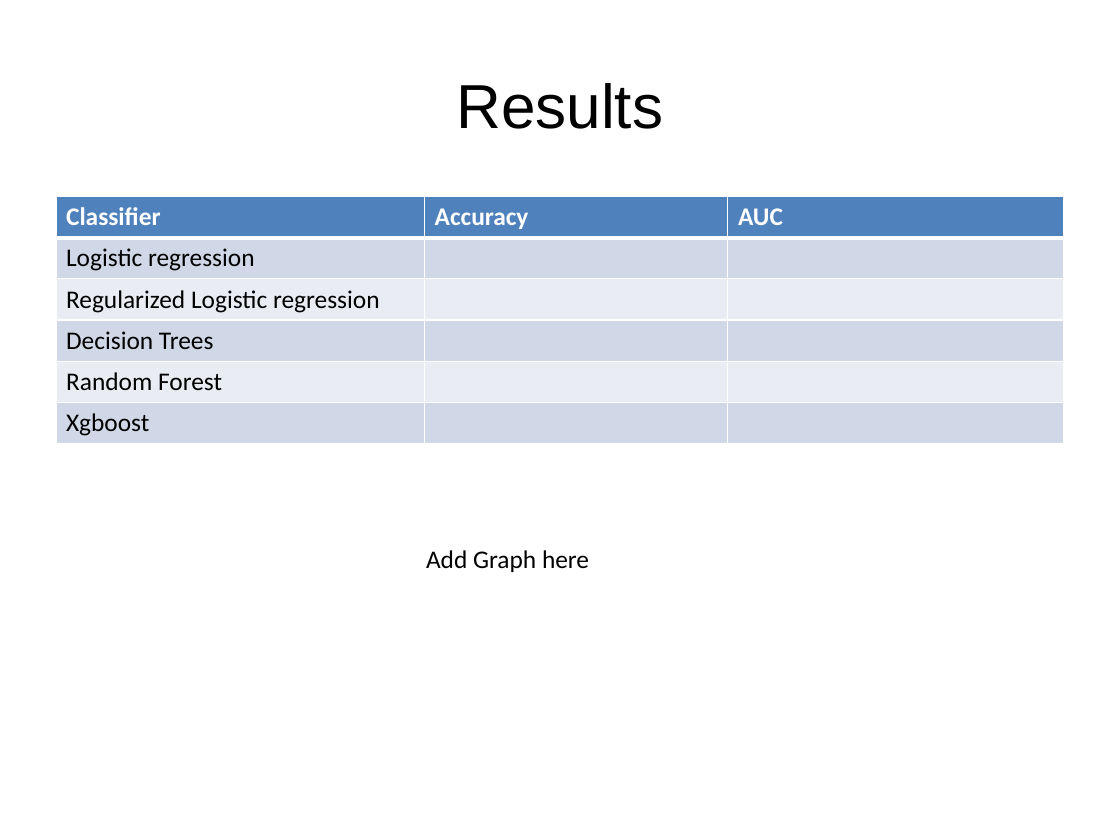
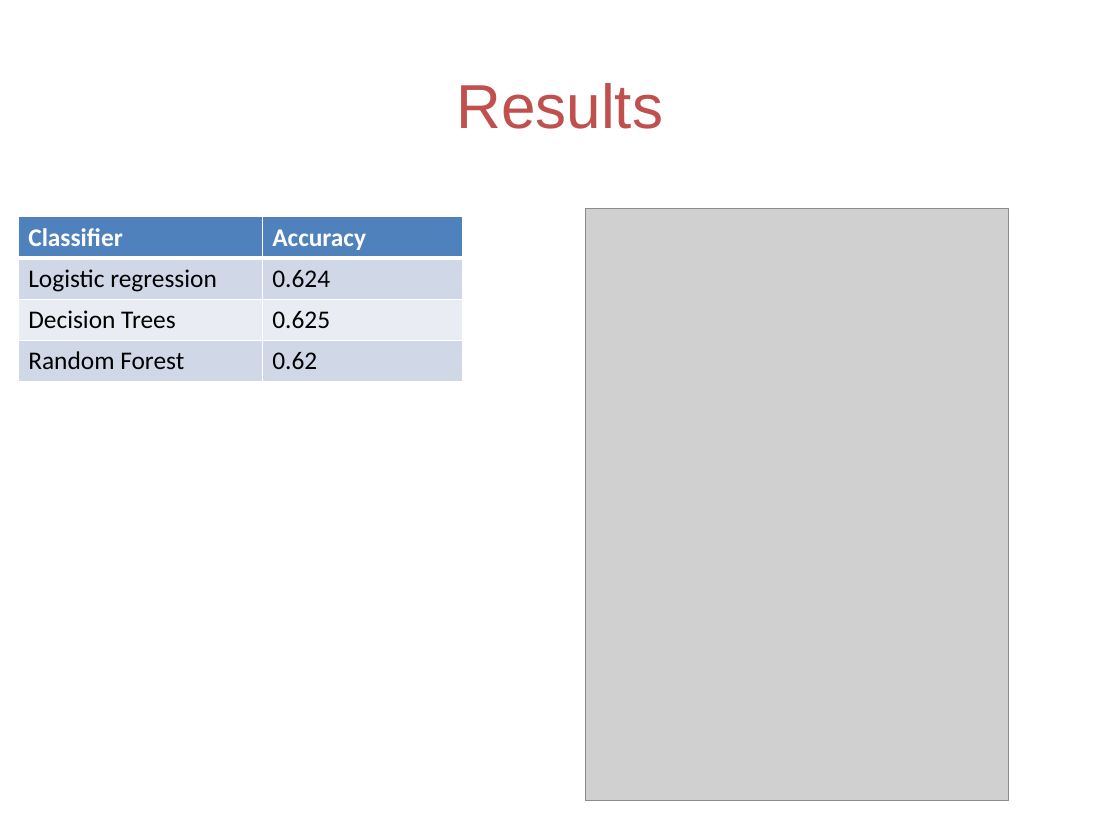
Before and after one commit to Anushi/hospital_readmissions, a slide deck: slide 8 of Project_presentation_Anushi.pptx. Drawn at 1120x840 pixels with LibreOffice and Linux fonts; fonts in the diff are those of the drawing; grey boxes stand for pictures. Boxes give left, top, right and bottom in pixels: in the first picture for what was removed or moved away, otherwise in the second. Text is boxed around its words. In the diff, an @@ line names an element or a change of style, - is before the commit and + after.

```diff
--- a/Project_presentation_Anushi.pptx
+++ b/Project_presentation_Anushi.pptx
@@ title "Results" at <box>456,83,663,129</box>: text colour #000000 to #C0504D @@
@@ picture added at <box>585,208,1009,801</box> @@
@@ table at <box>18,216,463,381</box> @@
-Classifier | Accuracy | AUC
-Logistic regression |  | 
-Regularized Logistic regression |  | 
-Decision Trees |  | 
-Random Forest |  | 
-Xgboost |  | 
+Classifier | Accuracy
+Logistic regression | 0.624
+Decision Trees | 0.625
+Random Forest | 0.62
@@ table: place and size @@
-table at <box>56,196,1065,443</box>
+table at <box>18,216,463,381</box>
@@ text removed at <box>426,550,589,572</box> @@
-Add Graph here
```
Also in this commit, not shown: 7 other slides changed, 3 slides added, 1 slide removed, 2 other files.
